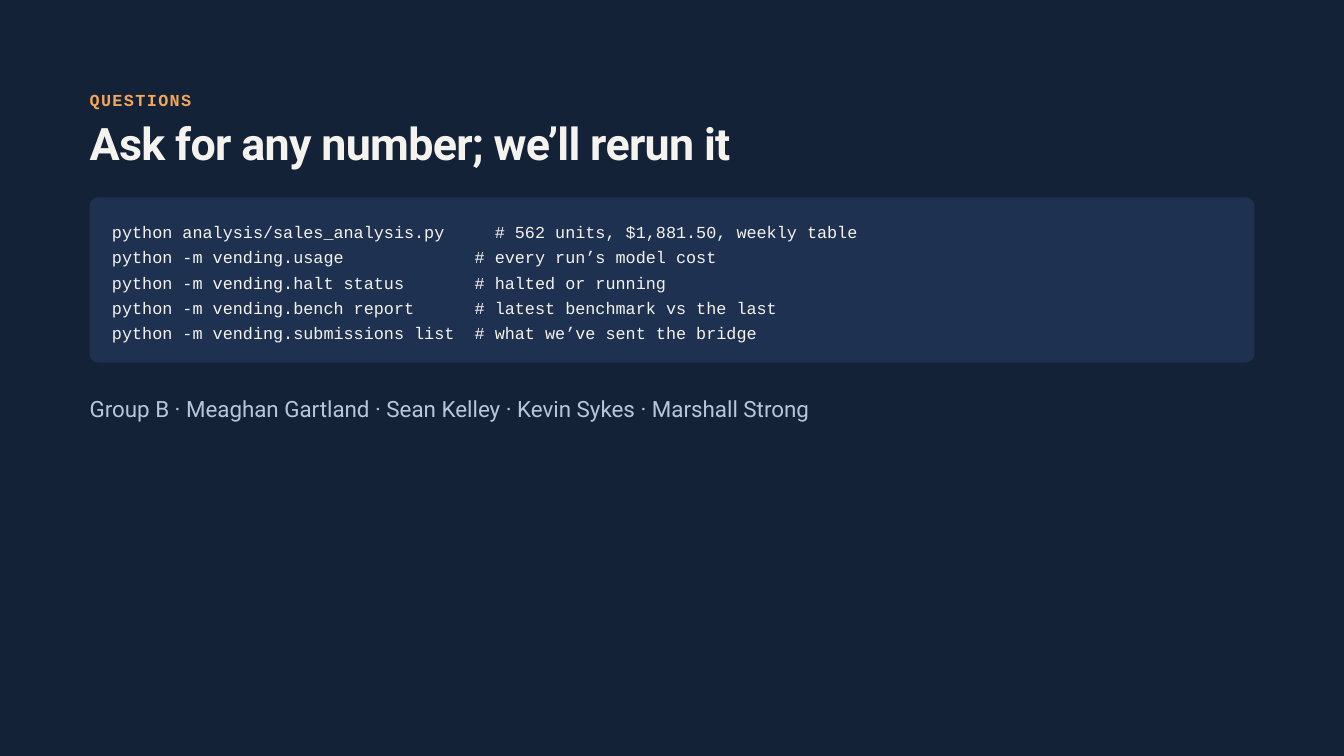
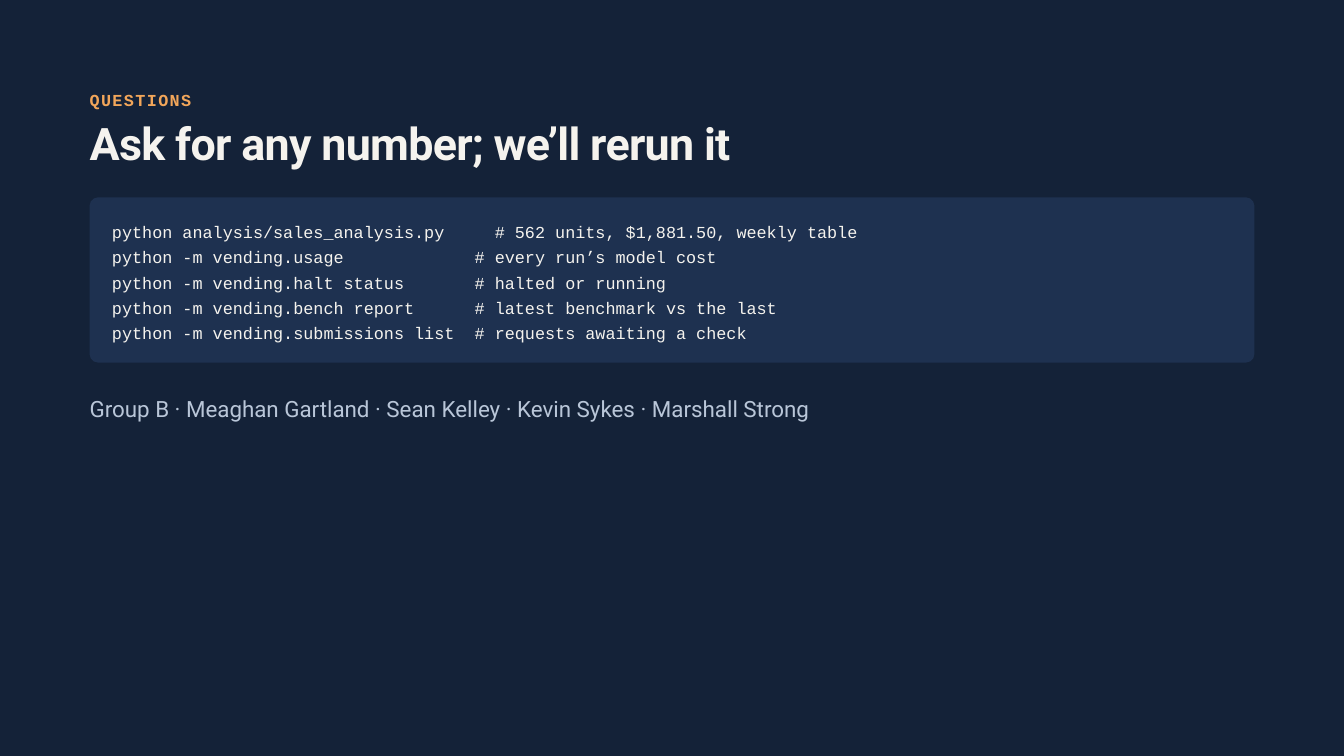
Before and after one commit to marshall-strong/agentic-vending, a slide deck: slide 18 of docs/presentation/group-b-final-presentation.pptx. Drawn at 1344x756 pixels with LibreOffice and Linux fonts; fonts in the diff are those of the drawing. Boxes give left, top, right and bottom in pixels: in the first picture for what was removed or moved away, otherwise in the second. Text is boxed around its words. In the diff, an @@ line names an element or a change of style, - is before the commit and + after.

```diff
--- a/docs/presentation/group-b-final-presentation.pptx
+++ b/docs/presentation/group-b-final-presentation.pptx
@@ text in rounded rectangle at [112, 327, 746, 343]: text changed @@
-python -m vending.submissions list # what we’ve sent the bridge
+python -m vending.submissions list # requests awaiting a check
```
Also in this commit, not shown: 1 other slide changed.
